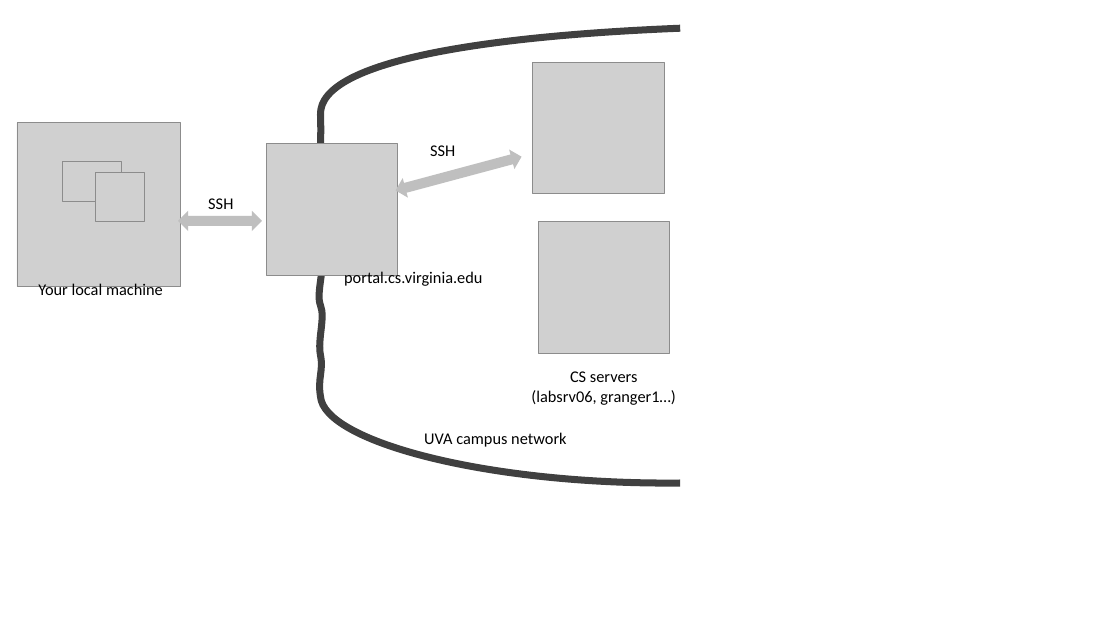
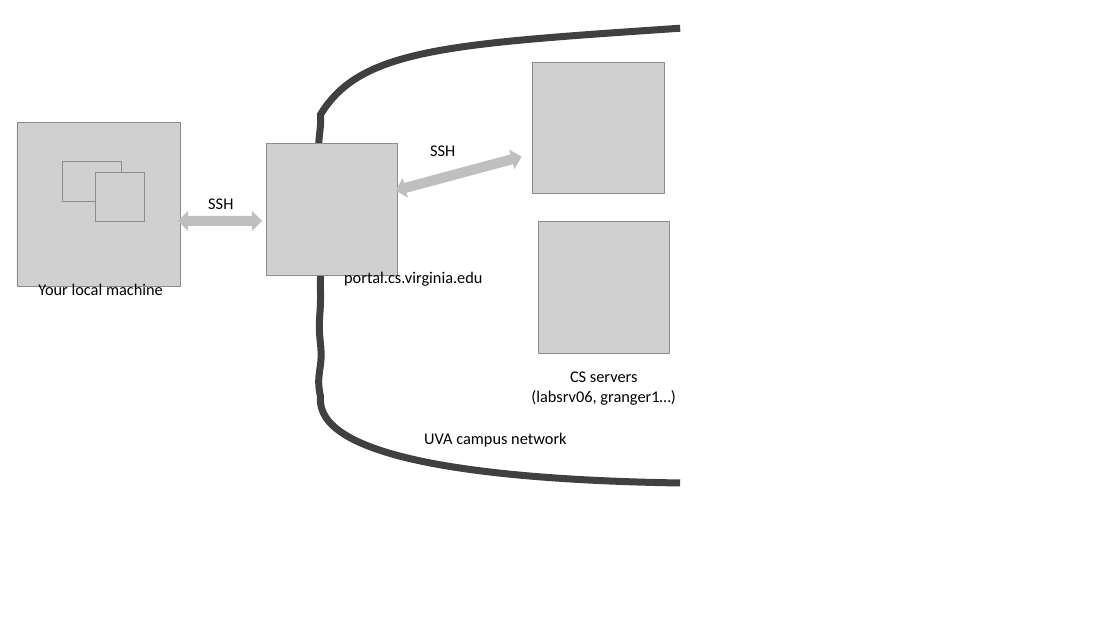
Before and after one commit to zhiming-xu/p1-kernel, a slide deck: slide 3 of images/servers.pptx (slide 1 before the commit). Drawn at 1120x630 pixels with LibreOffice and Linux fonts; fonts in the diff are those of the drawing; grey boxes stand for pictures. Boxes give left, top, right and bottom in pixels: in the first picture for what was removed or moved away, otherwise in the second. Text is boxed around its words. In the diff, an @@ line names an element or a change of style, - is before the commit and + after.

```diff
--- a/images/servers.pptx
+++ b/images/servers.pptx
@@ freeform shape at bbox=[321, 29, 681, 483]: outline redrawn @@
```
Also in this commit, not shown: 2 slides added, 5 other files.
